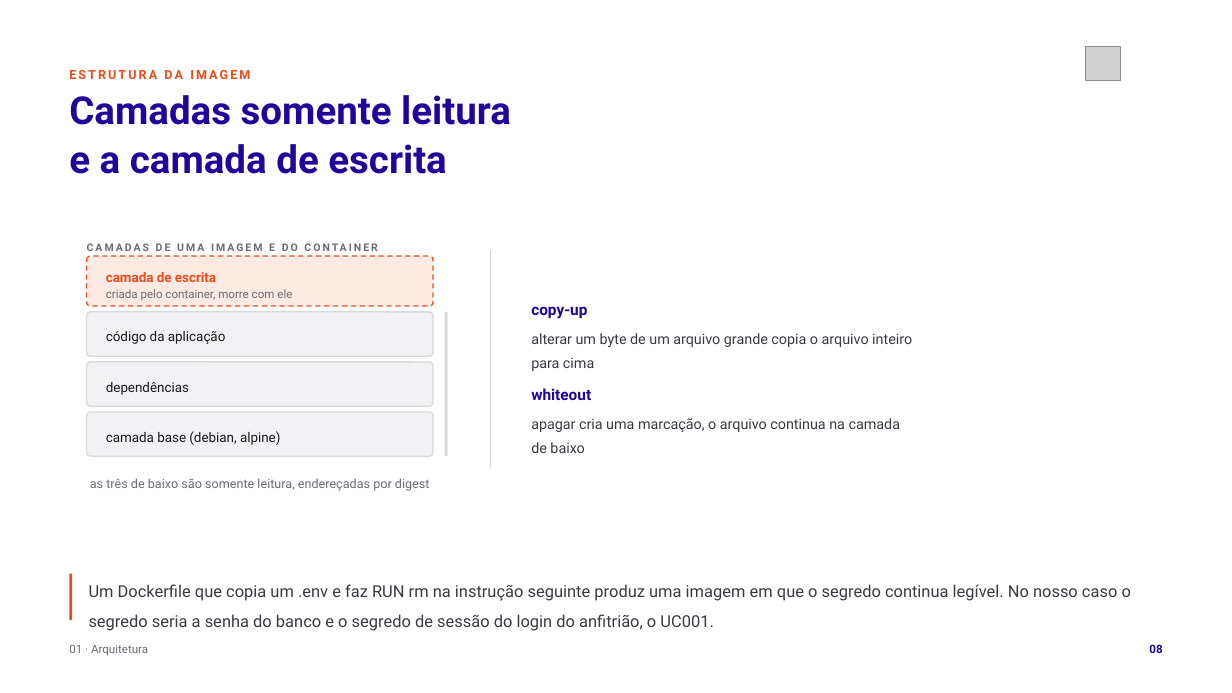
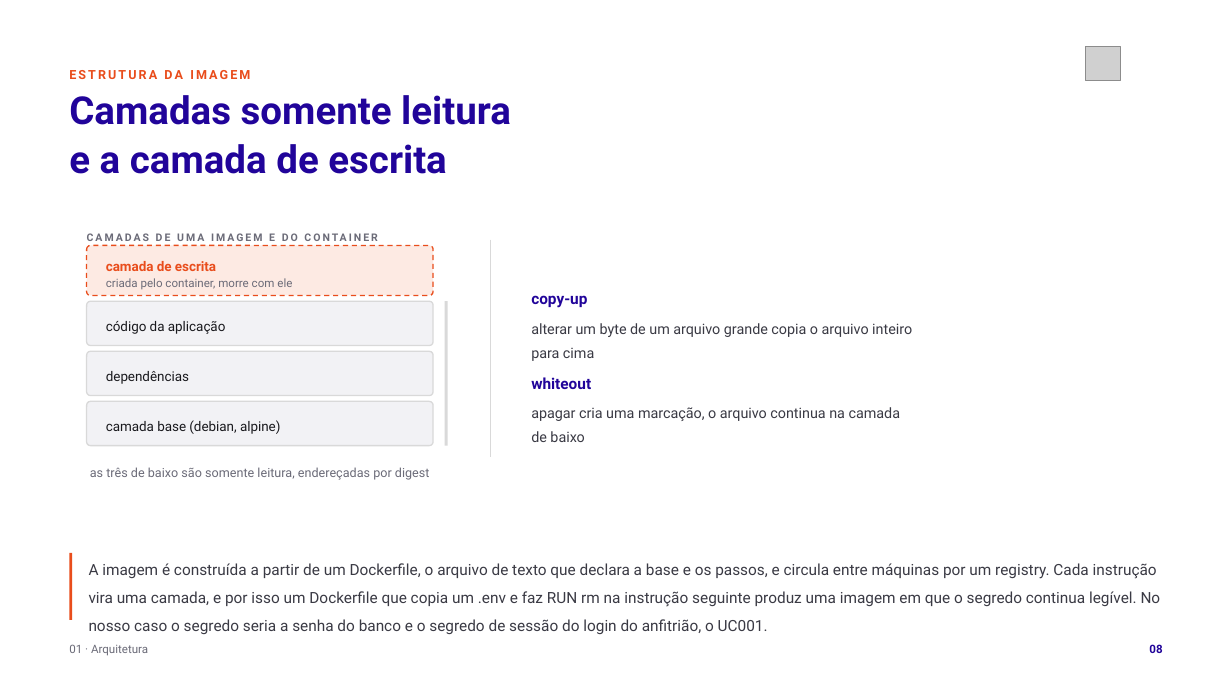
Before and after one commit to tcpassos/invite-app, a slide deck: slide 8 of trabalhos/T1-Docker-Invite-People.pptx. Drawn at 1232x693 pixels with LibreOffice and Linux fonts; fonts in the diff are those of the drawing; grey boxes stand for pictures. Boxes give left, top, right and bottom in pixels: in the first picture for what was removed or moved away, otherwise in the second. Text is boxed around its words. In the diff, an @@ line names an element or a change of style, - is before the commit and + after.

Commit message:
docs: fecha as lacunas de Dockerfile, registry, rede interna e WSL2 nos slides do T1

```diff
--- a/trabalhos/T1-Docker-Invite-People.pptx
+++ b/trabalhos/T1-Docker-Invite-People.pptx
@@ 11 texts, 4 rounded rectangles, 1 rectangle, 1 line: place and size @@
-11 texts, 4 rounded rectangles, 1 rectangle, 1 line at box(69, 95, 912, 627)
+11 texts, 4 rounded rectangles, 1 rectangle, 1 line at box(69, 95, 912, 631)
@@ rectangle: place and size @@
-rectangle at box(69, 574, 72, 620)
+rectangle at box(69, 553, 72, 619)
@@ text at box(89, 563, 1161, 634): text changed; size 12.8 to 12 pt @@
-Um Dockerfile que copia um .env e faz RUN rm na instrução seguinte produz uma imagem em que o segredo continua legível. No nosso caso o segredo seria a senha do banco e o segredo de sessão do login do anfitrião, o UC001.
+A imagem é construída a partir de um Dockerfile, o arquivo de texto que declara a base e os passos, e circula entre máquinas por um registry. Cada instrução vira uma camada, e por isso um Dockerfile que copia um .env e faz RUN rm na instrução seguinte produz uma imagem em que o segredo continua legível. No nosso caso o segredo seria a senha do banco e o segredo de sessão do login do anfitrião, o UC001.
```
Also in this commit, not shown: 2 other slides changed, 5 other files.
